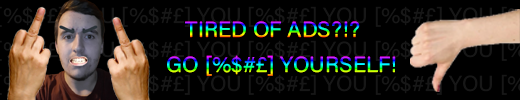
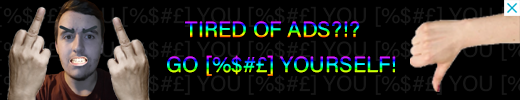
Two versions of the same layered image (520x100). Layer-by-layer changes:
added layer "Layer 8" above "Layer 7" over bbox(504, 0, 520, 16)
